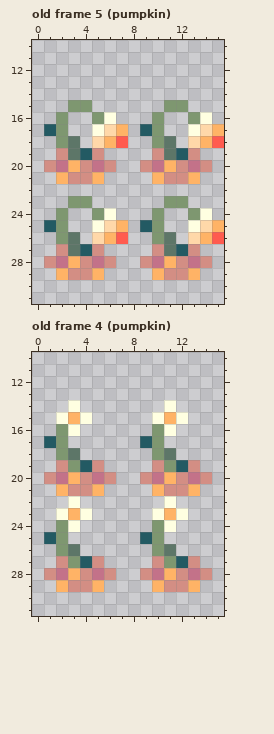
Pixel-art file -- raw_content/plants.aseprite. Above is the file before it was changed.
16x32 pixels, 11 frames. Shown: old frame 5 (pumpkin): x 0..15, y 10..31; old frame 4 (pumpkin): x 0..15, y 10..31. The commit also changed other frames, which this record leaves out.
The same view after the edit:
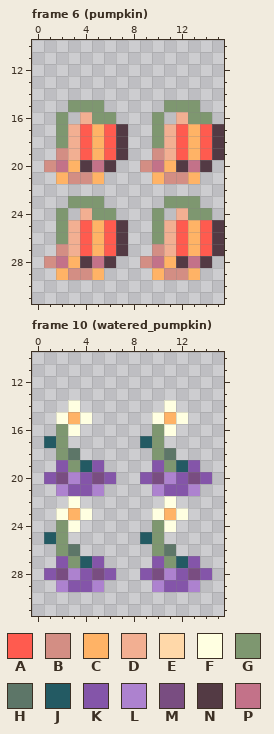
Palette (. is transparent): A #ff5b4f  B #d38e84  C #ffb366  D #f2af92  E #ffd8a9  F #ffffe1  G #7e9770  H #5d7668  J #235a63  K #8455a9  L #ad82cf  M #794d81  N #533a44  P #c37289
A new or re-ordered frame is compared with the old frame closest to it.
Commit: Implemented days per cycle and 3 more plants
Difference:
frames 11 -> 50
layer "Layer 4" removed
layer "Layer 3" removed
layer "Layer 2" removed
Frame 6 (pumpkin) is new; against old frame 5 (pumpkin):
The edit adds colour A in rows 17 to 18 at x 4 and 12; in row 19 at x 6 and 14; in rows 25 to 26 at x 4 and 12; in row 27 at x 6 and 14.
Colour C gives way to colour A in row 18 at x 6 and 14; in row 26 at x 6 and 14.
Colour E gives way to colour A in row 17 at x 6 and 14; in row 25 at x 6 and 14.
Colour J gives way to colour A in row 19 at x 4 and 12; in row 27 at x 4 and 12.
Colour B gives way to colour C in row 19 at x 5 and 13; in row 27 at x 5 and 13.
Colour E gives way to colour C in row 18 at x 5 and 13; in row 26 at x 5 and 13.
Colour F gives way to colour C in row 17 at x 5 and 13; in row 25 at x 5 and 13.
The edit adds colour D in row 16 at x 4 and 12; in row 17 at x 3 and 11; in row 24 at x 4 and 12; in row 25 at x 3 and 11.
Colour H gives way to colour D in rows 18 to 19 at x 3 and 11; in rows 26 to 27 at x 3 and 11.
The edit adds colour G in row 15 at x 5 and 13; in row 23 at x 5 and 13.
Colour F gives way to colour G in row 16 at x 6 and 14; in row 24 at x 6 and 14.
The edit adds colour N in row 19 at x 7 and 15; in row 27 at x 7 and 15.
Colour A gives way to colour N in row 18 at x 7 and 15; in row 26 at x 7 and 15.
Colour B gives way to colour N in row 20 at x 4, 6, 12 and 14; in row 28 at x 4, 6, 12 and 14.
Colour C gives way to colour N in row 17 at x 7 and 15; in row 25 at x 7 and 15.
Colour J is gone in row 17 at x 1 and 9; in row 25 at x 1 and 9.
Frame 10 (watered_pumpkin) is new; against old frame 4 (pumpkin), layer "Layer 1":
Colour B gives way to colour K in row 19 at x 2, 5, 10 and 13; in row 20 at x 1, 4, 6, 9, 12 and 14; in row 21 at x 3 to 4 and 11 to 12; in row 27 at x 2, 5, 10 and 13; in row 28 at x 1, 4, 6, 9, 12 and 14; in row 29 at x 3 to 4 and 11 to 12.
Colour C gives way to colour L in row 20 at x 3 and 11; in row 21 at x 2, 5, 10 and 13; in row 28 at x 3 and 11; in row 29 at x 2, 5, 10 and 13.
Colour P gives way to colour M in row 20 at x 2, 5, 10 and 13; in row 28 at x 2, 5, 10 and 13.
Pixel boxes of the changes (left, top, right, bottom) in both pictures:
changed: (44, 100, 224, 268)
changed: (44, 460, 212, 496)
changed: (44, 556, 212, 592)
